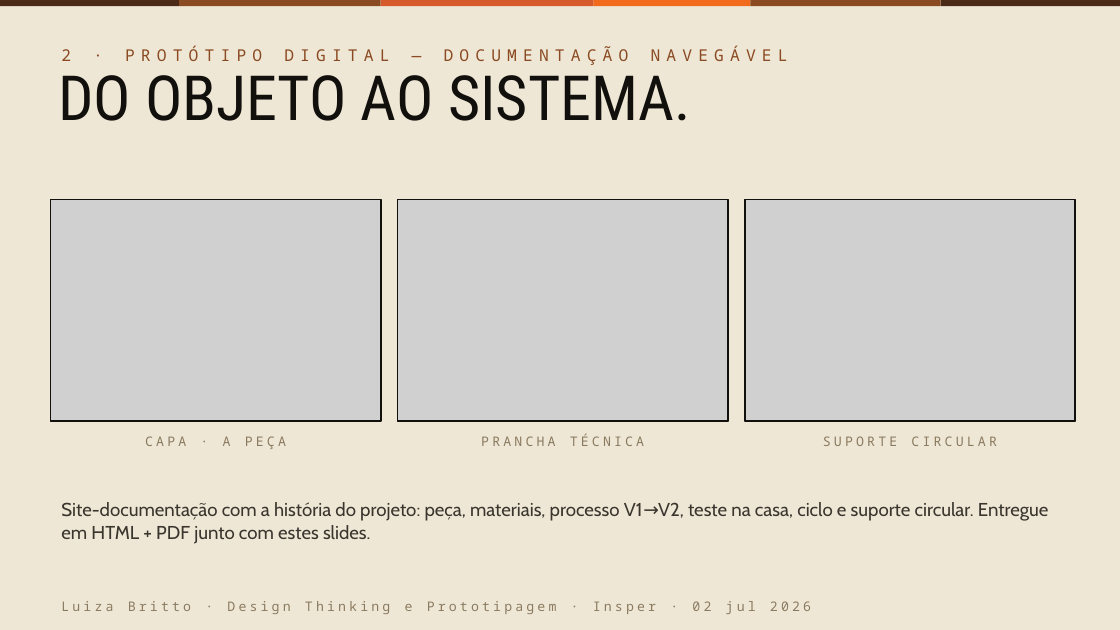
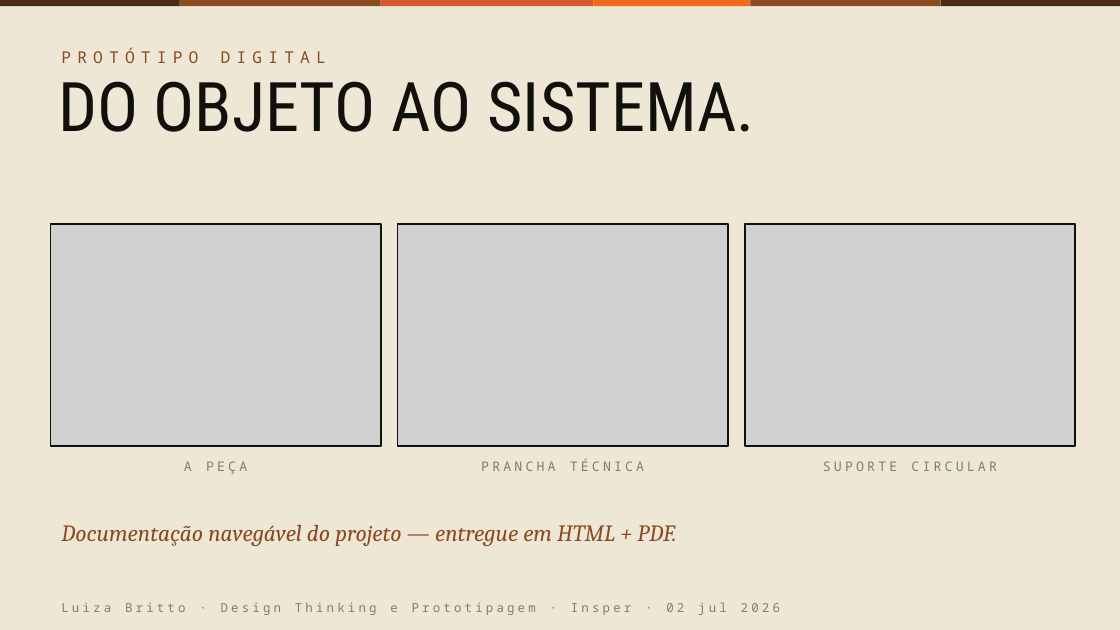
Before and after one commit to lubritto-hub/clipping, a slide deck: slide 8 of entrega/CadeiraBeni_pitch.pptx. Drawn at 1120x630 pixels with LibreOffice and Linux fonts; fonts in the diff are those of the drawing; grey boxes stand for pictures. Boxes give left, top, right and bottom in pixels: in the first picture for what was removed or moved away, otherwise in the second. Text is boxed around its words. In the diff, an @@ line names an element or a change of style, - is before the commit and + after.

```diff
--- a/entrega/CadeiraBeni_pitch.pptx
+++ b/entrega/CadeiraBeni_pitch.pptx
@@ text at (61,48,326,63): text changed @@
-2 · PROTÓTIPO DIGITAL — DOCUMENTAÇÃO NAVEGÁVEL
+PROTÓTIPO DIGITAL
@@ text "DO OBJETO AO SISTEMA.": place and size @@
-text "DO OBJETO AO SISTEMA." at (58,63,691,121)
+text "DO OBJETO AO SISTEMA." at (58,81,754,132)
@@ text "DO OBJETO AO SISTEMA." at (58,81,754,132): size 40 to 44 pt; line spacing 34.4pt to 37.8pt @@
@@ 3 pictures, 3 rectangles, 2 texts: place and size @@
-3 pictures, 3 rectangles, 2 texts at (50,199,1075,446)
+3 pictures, 3 rectangles, 2 texts at (50,224,1075,471)
@@ text at (184,461,247,474): text changed @@
-CAPA · A PEÇA
+A PEÇA
@@ text at (61,525,676,546): text changed; size 12 to 15 pt; font Cabin to Cambria; text colour #3A362E to #8A4A22; italic on @@
-Site-documentação com a história do projeto: peça, materiais, processo V1→V2, teste na casa, ciclo e suporte circular. Entregue em HTML + PDF junto com estes slides.
+Documentação navegável do projeto — entregue em HTML + PDF.
@@ text "Luiza Britto · Design Thinking ..." at (61,602,780,615): size 8.5 to 8 pt @@
```
Also in this commit, not shown: 12 other slides changed, 2 other files.
